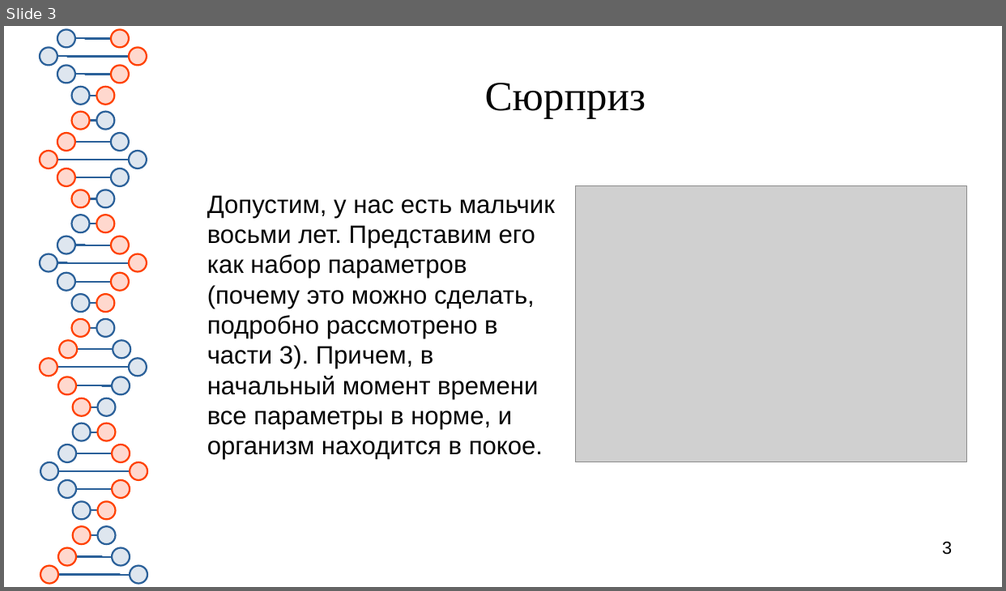
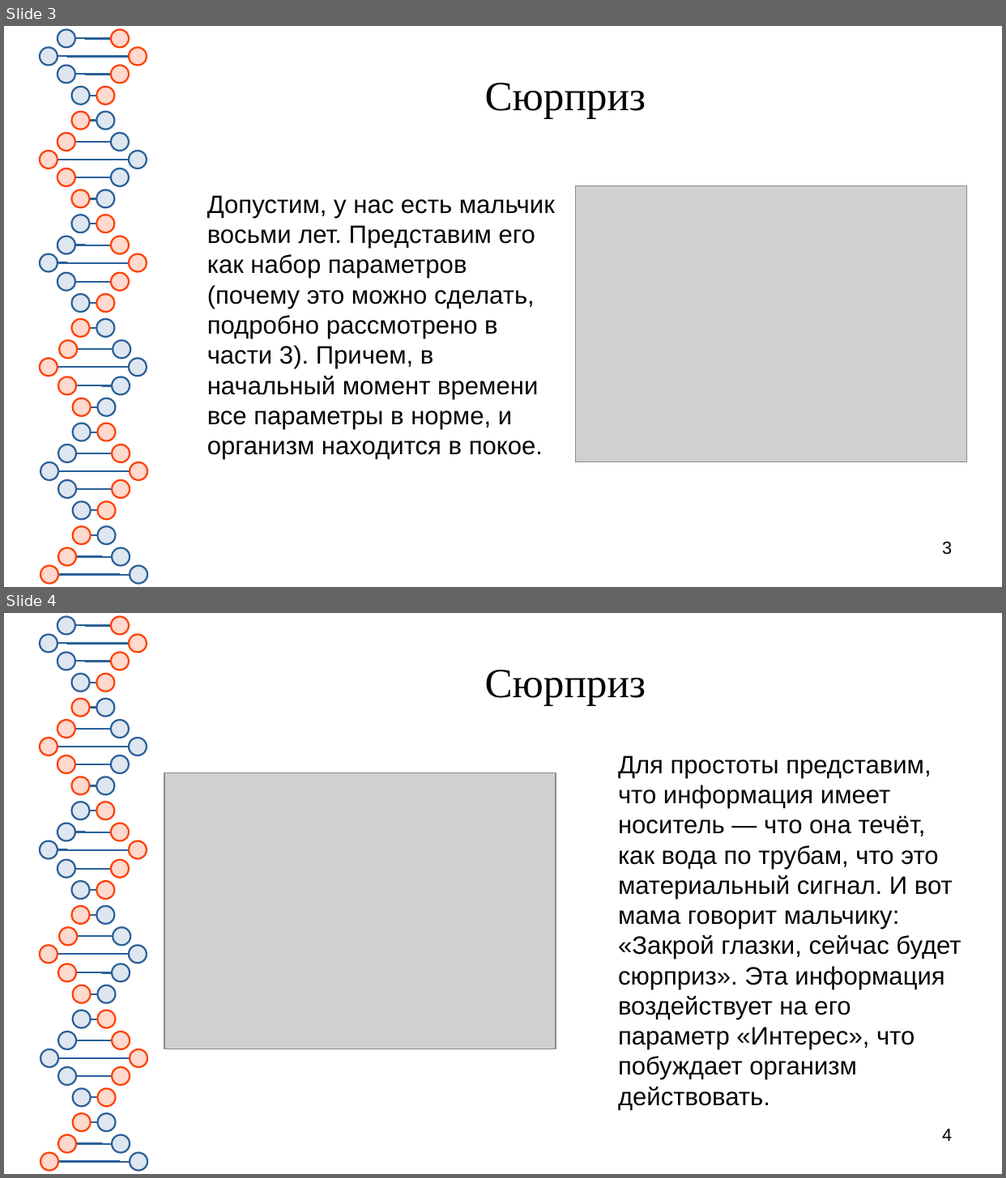
Before and after one commit to Chularev/articles, a slide deck: Psychology/5. Эмоциональный интеллект/Эмоциональный интеллект.odp. Shown one above the other, each under a label of ours: slide 3 before the commit, slides 3 and 4 after it. The pictures are 1006x591 and 1006x1178 pixels, drawn with LibreOffice and Linux fonts; fonts in the diff are those of the drawing; grey boxes stand for pictures. Boxes give left, top, right and bottom in pixels: in the first picture for what was removed or moved away, otherwise in the second. Text is boxed around its words. In the diff, an @@ line names an element or a change of style, - is before the commit and + after.

```diff
--- a/Psychology/5. Эмоциональный интеллект/Эмоциональный интеллект.odp
+++ b/Psychology/5. Эмоциональный интеллект/Эмоциональный интеллект.odp
@@ slide 4 added at bbox=[4, 613, 1002, 1174], background #FFFFFF; not listed: 81 template elements that a slide beside it also shows @@
@@ title added at bbox=[485, 670, 646, 705], 33 pt, text #050505 @@
+Сюрприз
@@ text added at bbox=[618, 756, 961, 1080], 20 pt, text #050505 @@
+Для простоты представим, что информация имеет носитель — что она течёт, как вода по трубам, что это материальный сигнал. И вот мама говорит мальчику: «Закрой глазки, сейчас будет сюрприз». Эта информация воздействует на его параметр «Интерес», что побуждает организм действовать.
@@ picture added at bbox=[164, 773, 556, 1050] @@
@@ page number added at bbox=[942, 1129, 952, 1141], 14 pt, text #000000 @@
+4
```
Also in this commit, not shown: 1 other slide added, 1 slide removed, 4 other files.
